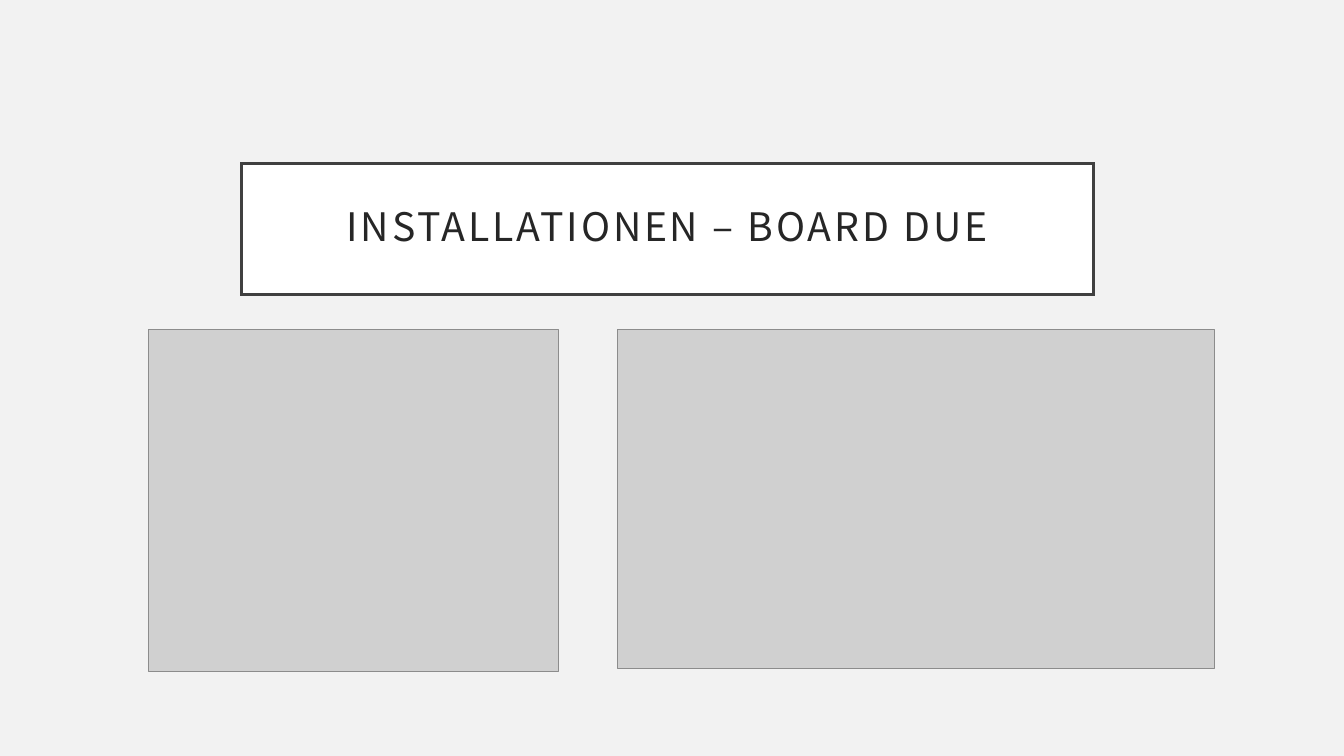
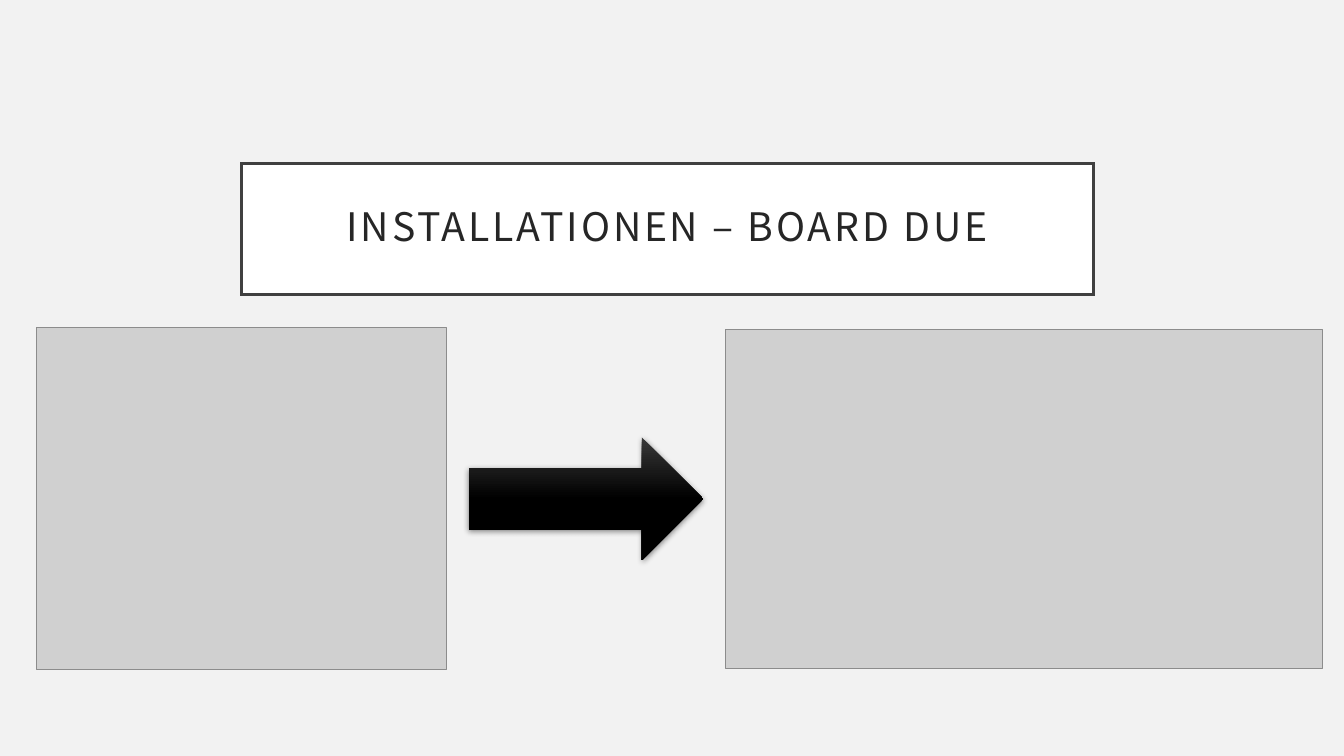
Before and after one commit to ProjektlaborEmbeddedSecurity/Presentation, a slide deck: slide 9 of PES.pptx. Drawn at 1344x756 pixels with LibreOffice and Linux fonts; fonts in the diff are those of the drawing; grey boxes stand for pictures; background and template pictures are left out. Boxes give left, top, right and bottom in pixels: in the first picture for what was removed or moved away, otherwise in the second. Text is boxed around its words. In the diff, an @@ line names an element or a change of style, - is before the commit and + after.

```diff
--- a/PES.pptx
+++ b/PES.pptx
@@ picture: place and size @@
-picture at (149, 330, 560, 671)
+picture at (36, 328, 447, 669)
@@ picture: place and size @@
-picture at (618, 330, 1215, 669)
+picture at (726, 330, 1323, 669)
@@ right arrow added at (469, 438, 704, 561), fill gradient #393939 to #000000 @@
```
Also in this commit, not shown: 6 other slides changed, 7 slides added, 1 slide removed.
